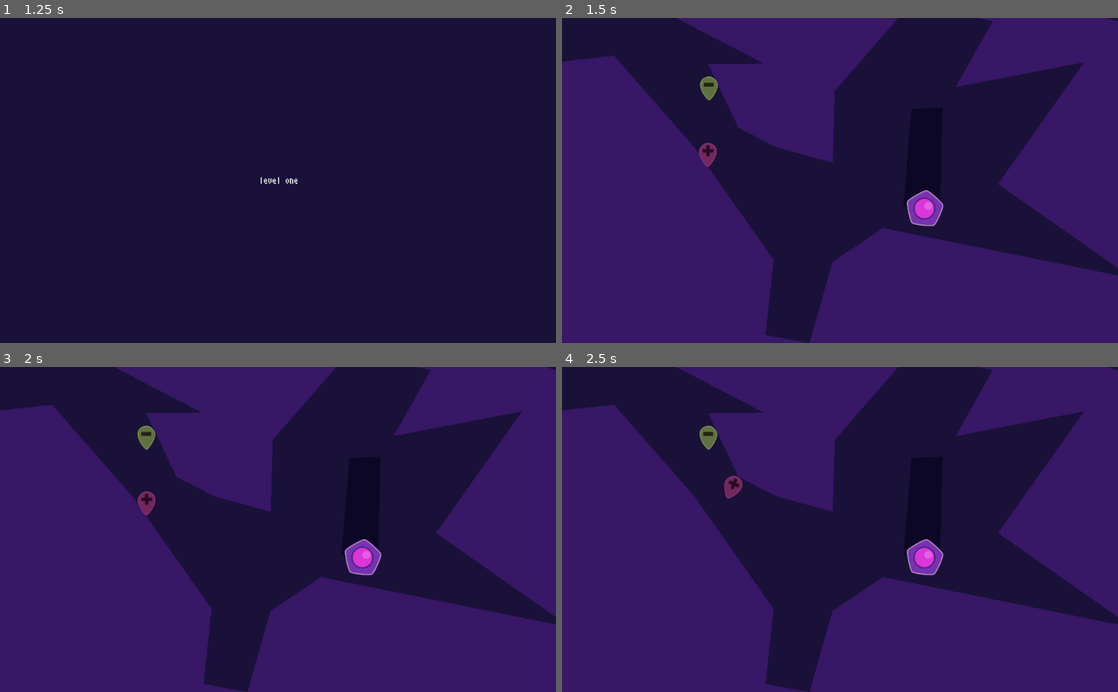
Above: before the commit, frames 1-4 (two rows, left to right).
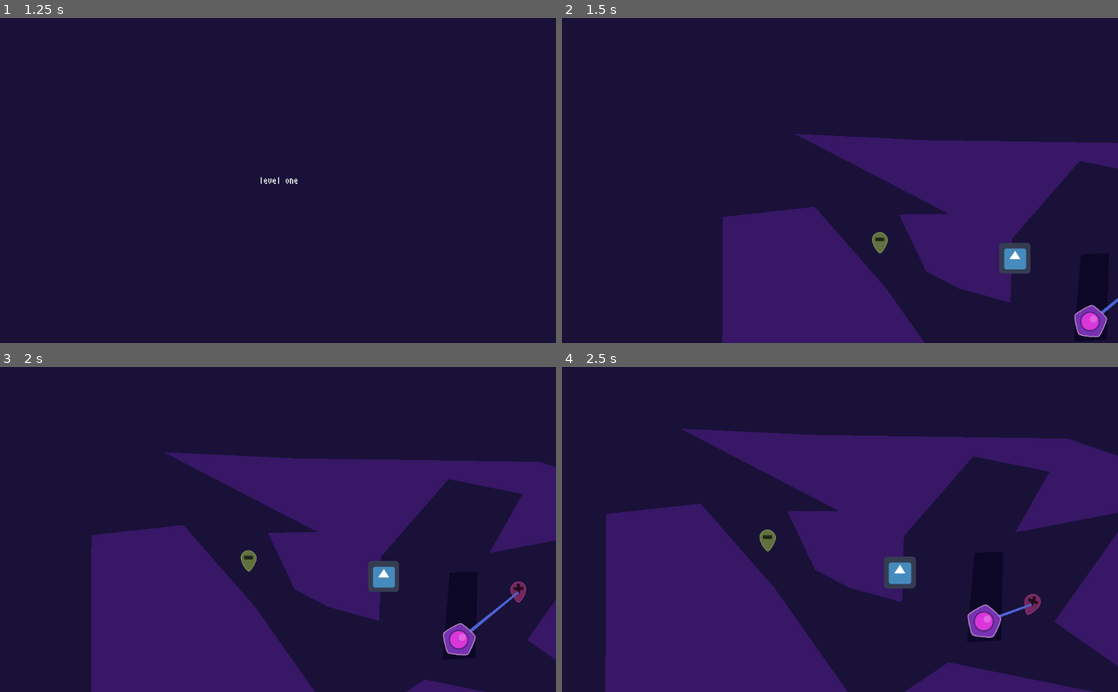
Above: after the commit, the same moments.

Repository: jacobabarbary/BooleanCircuit
Game: Godot game, scene res://gui/menu.tscn
Same seed, same stepped clock (60 frames per second), same inputs: the game is played once before the commit and once after it. Before the commit the project starts from res://menu.tscn. The engine's default icon, where the game draws it, is replaced by a stand-in: a white triangle on a blue panel in a dark square.
Inputs:
- Up to frame 1 (1.25 s): click "play" at 0.5 s
- Up to frame 2 (1.5 s): click "level one" at 1.25 s
- Up to frame 3 (2 s): no input
- Up to frame 4 (2.5 s): tap S (Player2Action) at 2.1 s

Frame 1 is identical in both runs. In frame 2, 63% of the frame differs, in the area x 0-100%, y 0-100%; in frame 3, 59%; in frame 4, 51%.

Commit message:
made camera movment awesome

Diff:
--- a/Camera.tscn
+++ /dev/null
@@ -1,4 +0,0 @@
-[gd_scene format=2]
-
-[node name="Camera" type="Camera2D"]
-zoom = Vector2( 2, 2 )
--- a/button.tscn
+++ b/gui/button.tscn
@@ -1,7 +1,8 @@
 [gd_scene load_steps=4 format=2]
 
 [ext_resource path="res://assets/AtariSmall.ttf" type="DynamicFontData" id=1]
-[ext_resource path="res://button.gd" type="Script" id=2]
+[ext_resource path="res://gui/button.gd" type="Script" id=2]
+
 
 [sub_resource type="DynamicFont" id=1]
 font_data = ExtResource( 1 )
--- a/level_selector.tscn
+++ b/gui/level_selector.tscn
@@ -1,6 +1,6 @@
 [gd_scene load_steps=2 format=2]
 
-[ext_resource path="res://button.tscn" type="PackedScene" id=1]
+[ext_resource path="res://gui/button.tscn" type="PackedScene" id=1]
 
 [node name="level_selector" type="Control"]
 anchor_right = 1.0
@@ -24,3 +24,4 @@
 margin_right = 1024.0
 margin_bottom = 23.0
 text = "level one"
+ChageSceneTo = "res://level/level_1.tscn"
--- a/menu.tscn
+++ b/gui/menu.tscn
@@ -1,7 +1,7 @@
 [gd_scene load_steps=4 format=2]
 
 [ext_resource path="res://assets/AtariSmall.ttf" type="DynamicFontData" id=1]
-[ext_resource path="res://button.tscn" type="PackedScene" id=2]
+[ext_resource path="res://gui/button.tscn" type="PackedScene" id=2]
 
 [sub_resource type="DynamicFont" id=1]
 font_data = ExtResource( 1 )
@@ -41,4 +41,4 @@
 }
 
 [node name="button" parent="VBoxContainer" instance=ExtResource( 2 )]
-ChageSceneTo = "res://level_selector.tscn"
+ChageSceneTo = "res://gui/level_selector.tscn"
--- /dev/null
+++ b/level/level.gd
@@ -0,0 +1,12 @@
+extends Node2D
+
+onready var players = $Players
+onready var camera = $Camera
+
+
+func _ready():
+	camera.targets = get_players()
+	camera.set_current(true)
+
+func get_players()->Node2D:
+	return players.get_children()
--- a/level/level_1.tscn
+++ b/level/level_1.tscn
@@ -1,10 +1,19 @@
-[gd_scene load_steps=3 format=2]
+[gd_scene load_steps=8 format=2]
 
 [ext_resource path="res://level/CollisionPolygon2D.gd" type="Script" id=1]
+[ext_resource path="res://objects/tower/Tower.tscn" type="PackedScene" id=2]
+[ext_resource path="res://agents/player/Player.tscn" type="PackedScene" id=3]
+[ext_resource path="res://level/level.gd" type="Script" id=4]
+[ext_resource path="res://shared/Camera.tscn" type="PackedScene" id=5]
 
 [sub_resource type="CanvasItemMaterial" id=1]
 
+[sub_resource type="PhysicsMaterial" id=2]
+friction = 10.0
+bounce = 5.0
+
 [node name="Level" type="Node2D"]
+script = ExtResource( 4 )
 
 [node name="Wall" type="StaticBody2D" parent="."]
 collision_layer = 5
@@ -28,3 +37,24 @@
 
 [node name="Polygon2D" type="Polygon2D" parent="Fence/CollisionPolygon2D"]
 color = Color( 0.054902, 0.0313726, 0.156863, 1 )
+
+[node name="Players" type="Node2D" parent="."]
+
+[node name="player" parent="Players" instance=ExtResource( 3 )]
+position = Vector2( 710.041, 224.828 )
+rotation = -0.0222921
+physics_material_override = SubResource( 2 )
+skin = 6
+color = Color( 1, 0.341176, 0.819608, 1 )
+
+[node name="player2" parent="Players" instance=ExtResource( 3 )]
+position = Vector2( 155.452, 160.661 )
+physics_material_override = SubResource( 2 )
+skin = 2
+color = Color( 0.843137, 0.988235, 0.552941, 1 )
+player_number = 0
+
+[node name="Camera" parent="." instance=ExtResource( 5 )]
+
+[node name="Tower" parent="." instance=ExtResource( 2 )]
+position = Vector2( 587.681, 322.408 )
--- a/main.tscn
+++ b/main.tscn
@@ -1,9 +1,8 @@
-[gd_scene load_steps=5 format=2]
+[gd_scene load_steps=4 format=2]
 
 [ext_resource path="res://level/level_1.tscn" type="PackedScene" id=1]
 [ext_resource path="res://objects/tower/Tower.tscn" type="PackedScene" id=2]
-[ext_resource path="res://Camera.tscn" type="PackedScene" id=3]
-[ext_resource path="res://agents/player/Player.tscn" type="PackedScene" id=4]
+[ext_resource path="res://shared/Camera.tscn" type="PackedScene" id=3]
 
 [node name="main" type="Node2D"]
 
@@ -14,14 +13,3 @@
 position = Vector2( 667.888, 351.133 )
 
 [node name="Camera" parent="." instance=ExtResource( 3 )]
-
-[node name="player" parent="." instance=ExtResource( 4 )]
-position = Vector2( 220.997, 285.996 )
-skin = 6
-color = Color( 1, 0.341176, 0.819608, 1 )
-
-[node name="player2" parent="." instance=ExtResource( 4 )]
-position = Vector2( 306.453, 113.048 )
-skin = 2
-color = Color( 0.843137, 0.988235, 0.552941, 1 )
-player_number = 0
--- a/project.godot
+++ b/project.godot
@@ -16,7 +16,7 @@
 [application]
 
 config/name="BooleanCircuit"
-run/main_scene="res://menu.tscn"
+run/main_scene="res://gui/menu.tscn"
 config/icon="res://icon.png"
 
 [input]
--- /dev/null
+++ b/shared/Camera.gd
@@ -0,0 +1,39 @@
+extends Node2D
+
+const MIN_ZOOM = 0.8
+const ZOOM_SCALE_OFFSET = 0.002
+
+var zoom: float = 1
+var sum: Vector2 = Vector2.ZERO
+
+export(Array) var targets: Array
+
+onready var camera = $Camera
+
+
+
+func _process(delta):
+	_position()
+	_zoom()
+
+
+func _zoom():
+	zoom = max( MIN_ZOOM , max_target_distance() * ZOOM_SCALE_OFFSET )
+	camera.zoom = Vector2(zoom, zoom)
+
+func _position():
+	sum.x
+	for targ in targets:
+		sum += targ.position
+
+	position = sum / targets.size()
+
+	sum = Vector2.ZERO
+
+
+
+func max_target_distance():
+	return targets.min().position.distance_to(targets.max().position)
+
+func set_current(val: bool):
+	camera.current = val
--- /dev/null
+++ b/shared/Camera.tscn
@@ -0,0 +1,14 @@
+[gd_scene load_steps=3 format=2]
+
+[ext_resource path="res://shared/Camera.gd" type="Script" id=1]
+[ext_resource path="res://icon.png" type="Texture" id=2]
+
+[node name="Node2D" type="Node2D"]
+script = ExtResource( 1 )
+
+[node name="Camera" type="Camera2D" parent="."]
+smoothing_enabled = true
+smoothing_speed = 1.0
+
+[node name="Sprite" type="Sprite" parent="."]
+texture = ExtResource( 2 )
Renamed: button.gd -> gui/button.gd
